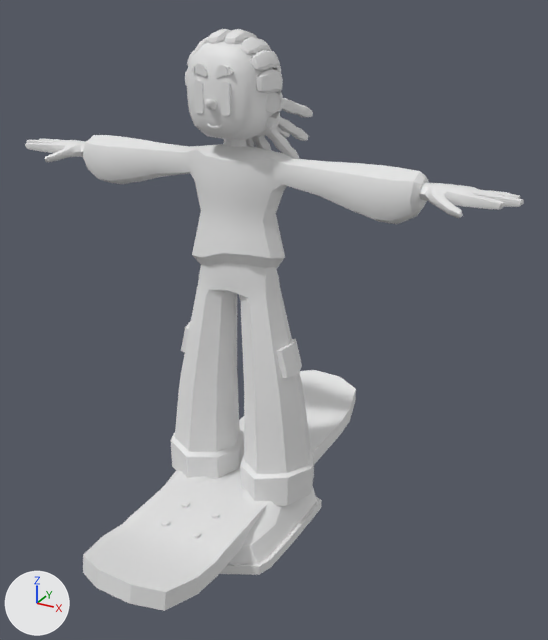
What one commit did to the FBX model Assets/Art/Assets3D/Character/Paqueras/PaqueraMasculina.fbx.
Rendered twice from a camera (50 mm lens) standing at (1.254, -2.034, 1.795) and looking at (0.121, 0.026, 0.765). The lights are fixed; the arrows at lower left show +X, +Y and +Z.

The first picture shows 'PaqueraM', 'Skate'.
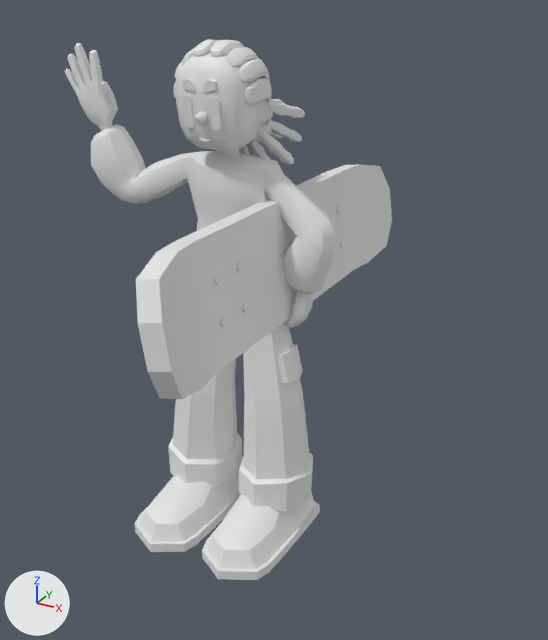
The newer file adds an action. The first version stands in its rest pose; the second is drawn at frame 70 of the action 'PaqueraM_Armature|Wave'.

What the commit changed:
Bone 'Belly' (bone_belly) moves from (0.0, 0.0, 0.0) to (0.0, -0.019, -0.008).
Bone 'Belly' (bone_belly) turns from (0, 0, 0) to (2, -1, 3) degrees about its own x, y and z.
Bone 'Chest' (bone_chest) turns from (0, 0, 0) to (2, -1, -2) degrees about its own x, y and z.
Bone 'Neck' (bone_neck) turns from (0, 0, 0) to (2, 0, 0) degrees about its own x, y and z.
Bone 'Clavicle.L' (bone_clavicle_l) moves from (0.0, 0.0, 0.0) to (0.0, -0.001, -0.003).
Bone 'Clavicle.L' (bone_clavicle_l) turns from (0, 0, 0) to (-3, 1, -1) degrees about its own x, y and z.
Bone 'Arm.L' (bone_arm_l) moves from (0.0, 0.0, 0.0) to (-0.008, -0.04, -0.002).
Bone 'Arm.L' (bone_arm_l) turns from (0, 0, 0) to (-36, 6, -6) degrees about its own x, y and z.
Bone 'Forearm.L' (bone_forearm_l) turns from (0, 0, 0) to (-65, -15, 9) degrees about its own x, y and z.
Bone 'LittleKnuckles.L' (bone_littleknuckles_l) moves from (0.0, 0.0, 0.0) to (0.0, -0.001, -0.005).
Bone 'LittleKnuckles.L' (bone_littleknuckles_l) turns from (0, 0, 0) to (-33, 6, -2) degrees about its own x, y and z.
Bone 'LittleBase.L' (bone_littlebase_l) turns from (0, 0, 0) to (-58, -17, 1) degrees about its own x, y and z.
Bone 'LittleEnd.L' (bone_littleend_l) turns from (0, 0, 0) to (12, 23, 37) degrees about its own x, y and z.
Bone 'FingerRingKnuckles.L' (bone_fingerringknuckles_l) moves from (0.0, 0.0, 0.0) to (0.0, 0.0, 0.003).
Bone 'FingerRingKnuckles.L' (bone_fingerringknuckles_l) turns from (0, 0, 0) to (-33, 2, -4) degrees about its own x, y and z.
Bone 'FingerRingBase.L' (bone_fingerringbase_l) turns from (0, 0, 0) to (-54, -3, 4) degrees about its own x, y and z.
Bone 'FingerRingMid.L' (bone_fingerringmid_l) turns from (0, 0, 0) to (-19, -2, 6) degrees about its own x, y and z.
Bone 'FingerRingEnd.L' (bone_fingerringend_l) turns from (0, 0, 0) to (14, 8, 18) degrees about its own x, y and z.
Bone 'MiddleKnuckles.L' (bone_middleknuckles_l) moves from (0.0, 0.0, 0.0) to (0.0, 0.0, 0.001).
Bone 'MiddleKnuckles.L' (bone_middleknuckles_l) turns from (0, 0, 0) to (-32, -2, -6) degrees about its own x, y and z.
Bone 'MiddleBase.L' (bone_middlebase_l) turns from (0, 0, 0) to (-54, 3, 11) degrees about its own x, y and z.
Bone 'MiddleMid.L' (bone_middlemid_l) turns from (0, 0, 0) to (-28, -6, 2) degrees about its own x, y and z.
Bone 'MiddleEnd.L' (bone_middleend_l) turns from (0, 0, 0) to (13, 4, 6) degrees about its own x, y and z.
Bone 'IndexKnuckles.L' (bone_indexknuckles_l) moves from (0.0, 0.0, 0.0) to (0.001, -0.001, -0.006).
Bone 'IndexKnuckles.L' (bone_indexknuckles_l) turns from (0, 0, 0) to (-33, -4, -3) degrees about its own x, y and z.
Bone 'IndexBase.L' (bone_indexbase_l) turns from (0, 0, 0) to (-58, 16, 3) degrees about its own x, y and z.
Bone 'IndexMid.L' (bone_indexmid_l) turns from (0, 0, 0) to (-17, -12, -4) degrees about its own x, y and z.
Bone 'IndexEnd.L' (bone_indexend_l) turns from (0, 0, 0) to (14, -16, -11) degrees about its own x, y and z.
Bone 'ThumbKnuckles.L' (bone_thumbknuckles_l) turns from (0, 0, 0) to (-22, -45, -24) degrees about its own x, y and z.
Bone 'ThumbBase.L' (bone_thumbbase_l) turns from (0, 0, 0) to (21, -1, 8) degrees about its own x, y and z.
Bone 'ThumbEnd.L' (bone_thumbend_l) turns from (0, 0, 0) to (14, -8, 32) degrees about its own x, y and z.
Bone 'Clavicle.R' (bone_clavicle_r) moves from (0.0, 0.0, 0.0) to (0.0, 0.0, 0.003).
Bone 'Clavicle.R' (bone_clavicle_r) turns from (0, 0, 0) to (3, 1, -1) degrees about its own x, y and z.
Bone 'Arm.R' (bone_arm_r) turns from (0, 0, 0) to (-22, -2, 5) degrees about its own x, y and z.
Bone 'Forearm.R' (bone_forearm_r) turns from (0, 0, 0) to (84, -16, -11) degrees about its own x, y and z.
Bone 'Hand.R' (bone_hand_r) turns from (0, 0, 0) to (30, 92, 22) degrees about its own x, y and z.
Bone 'Hips' (bone_hips) moves from (0.0, 0.0, 0.0) to (0.0, 0.02, 0.004).
Bone 'Hips' (bone_hips) turns from (0, 0, 0) to (0, 1, -3) degrees about its own x, y and z.
Bone 'Thigh.L' (bone_thigh_l) turns from (0, 0, 0) to (-2, -1, 3) degrees about its own x, y and z.
Bone 'Calf.L' (bone_calf_l) turns from (0, 0, 0) to (2, 0, 2) degrees about its own x, y and z.
Bone 'Thigh.R' (bone_thigh_r) turns from (0, 0, 0) to (-4, -1, 4) degrees about its own x, y and z.
Bone 'Calf.R' (bone_calf_r) turns from (0, 0, 0) to (6, 0, 1) degrees about its own x, y and z.
Bone 'Foot.R' (bone_foot_r) turns from (0, 0, 0) to (-2, 1, 0) degrees about its own x, y and z.
Bone 'Skate' (bone_skate) moves from (0.0, 0.0, 0.0) to (-0.013, 0.163, -0.892).
Bone 'Skate' (bone_skate) turns from (0, 0, 0) to (-83, 0, -180) degrees about its own x, y and z.

Where the change shows, as pixel boxes [x1, y1, x2, y2] in the pictures (548 x 640 px):
'PaqueraM', posed (46% narrower)
    before: [25, 28, 524, 575]
    after: [65, 39, 336, 580]
'Skate', posed (6% narrower)
    before: [83, 370, 356, 611]
    after: [136, 164, 392, 399]
bone 'Belly', root to tip
    before: (238, 260) to (247, 207)
    after: (238, 266) to (244, 213)
bone 'Chest', root to tip
    before: (247, 207) to (236, 148)
    after: (244, 213) to (230, 156)
bone 'Neck', root to tip
    before: (235, 146) to (235, 138)
    after: (229, 154) to (228, 146)
bone 'Clavicle.L', root to tip
    before: (240, 167) to (287, 160)
    after: (234, 177) to (281, 170)
bone 'Arm.L', root to tip
    before: (287, 171) to (363, 176)
    after: (270, 179) to (329, 227)
bone 'Forearm.L', root to tip
    before: (363, 176) to (423, 186)
    after: (329, 227) to (308, 287)
bone 'LittleKnuckles.L', root to tip
    before: (463, 186) to (475, 188)
    after: (307, 311) to (301, 315)
bone 'LittleBase.L', root to tip
    before: (475, 188) to (489, 190)
    after: (301, 315) to (290, 312)
bone 'LittleEnd.L', root to tip
    before: (500, 192) to (509, 193)
    after: (282, 309) to (278, 304)
bone 'FingerRingKnuckles.L', root to tip
    before: (461, 188) to (474, 189)
    after: (306, 315) to (300, 321)
bone 'FingerRingBase.L', root to tip
    before: (474, 189) to (492, 192)
    after: (300, 321) to (287, 315)
bone 'FingerRingMid.L', root to tip
    before: (492, 192) to (507, 194)
    after: (287, 315) to (278, 308)
bone 'FingerRingEnd.L', root to tip
    before: (507, 194) to (519, 198)
    after: (278, 308) to (272, 301)
bone 'MiddleKnuckles.L', root to tip
    before: (459, 190) to (472, 190)
    after: (303, 317) to (297, 324)
bone 'MiddleBase.L', root to tip
    before: (472, 190) to (491, 194)
    after: (297, 324) to (283, 317)
bone 'MiddleMid.L', root to tip
    before: (491, 194) to (509, 197)
    after: (283, 317) to (272, 307)
bone 'MiddleEnd.L', root to tip
    before: (509, 197) to (522, 202)
    after: (272, 307) to (265, 299)
bone 'IndexKnuckles.L', root to tip
    before: (456, 192) to (467, 192)
    after: (298, 319) to (292, 325)
bone 'IndexBase.L', root to tip
    before: (467, 192) to (481, 197)
    after: (292, 325) to (280, 319)
bone 'IndexMid.L', root to tip
    before: (481, 197) to (493, 199)
    after: (280, 319) to (271, 312)
bone 'IndexEnd.L', root to tip
    before: (493, 199) to (503, 205)
    after: (271, 312) to (264, 307)
bone 'ThumbKnuckles.L', root to tip
    before: (438, 192) to (437, 204)
    after: (300, 307) to (296, 319)
bone 'ThumbBase.L', root to tip
    before: (437, 204) to (448, 210)
    after: (296, 319) to (291, 326)
bone 'ThumbEnd.L', root to tip
    before: (448, 210) to (462, 214)
    after: (291, 326) to (287, 323)
bone 'Clavicle.R', root to tip
    before: (212, 164) to (192, 149)
    after: (207, 172) to (187, 155)
bone 'Arm.R', root to tip
    before: (194, 160) to (145, 150)
    after: (188, 165) to (144, 179)
bone 'Forearm.R', root to tip
    before: (145, 150) to (92, 146)
    after: (144, 179) to (109, 128)
bone 'Hand.R', root to tip
    before: (92, 146) to (69, 141)
    after: (109, 128) to (98, 99)
bone 'Hips', root to tip
    before: (238, 260) to (235, 300)
    after: (238, 266) to (237, 306)
bone 'Thigh.L', root to tip
    before: (261, 294) to (260, 406)
    after: (262, 299) to (260, 412)
bone 'Calf.L', root to tip
    before: (260, 406) to (283, 468)
    after: (260, 412) to (281, 473)
bone 'Thigh.R', root to tip
    before: (216, 285) to (198, 389)
    after: (218, 292) to (195, 397)
bone 'Calf.R', root to tip
    before: (198, 389) to (219, 448)
    after: (195, 397) to (217, 453)
bone 'Foot.R', root to tip
    before: (219, 448) to (187, 504)
    after: (217, 453) to (185, 509)
bone 'Skate', root to tip
    before: (242, 475) to (244, 476)
    after: (279, 258) to (279, 255)
